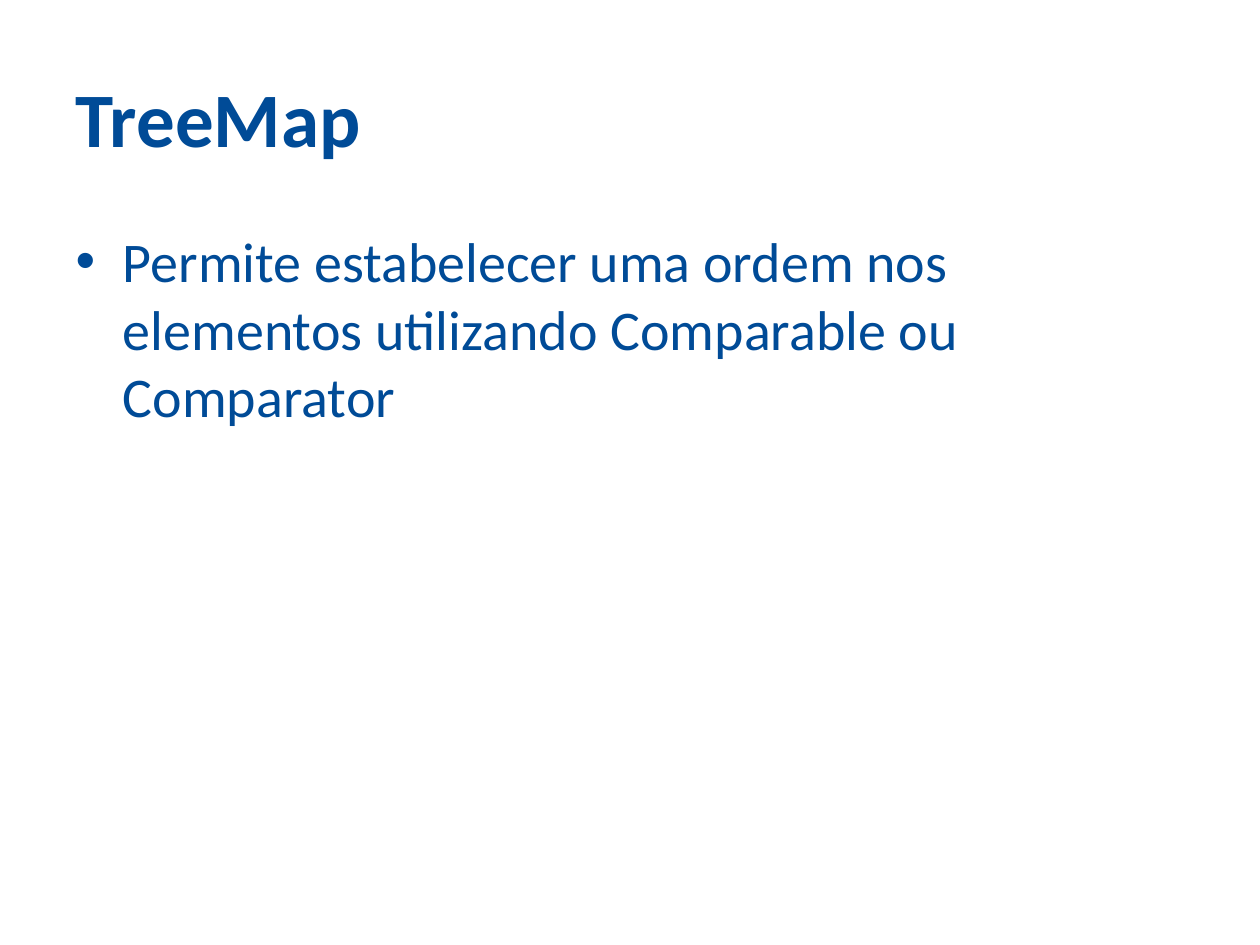
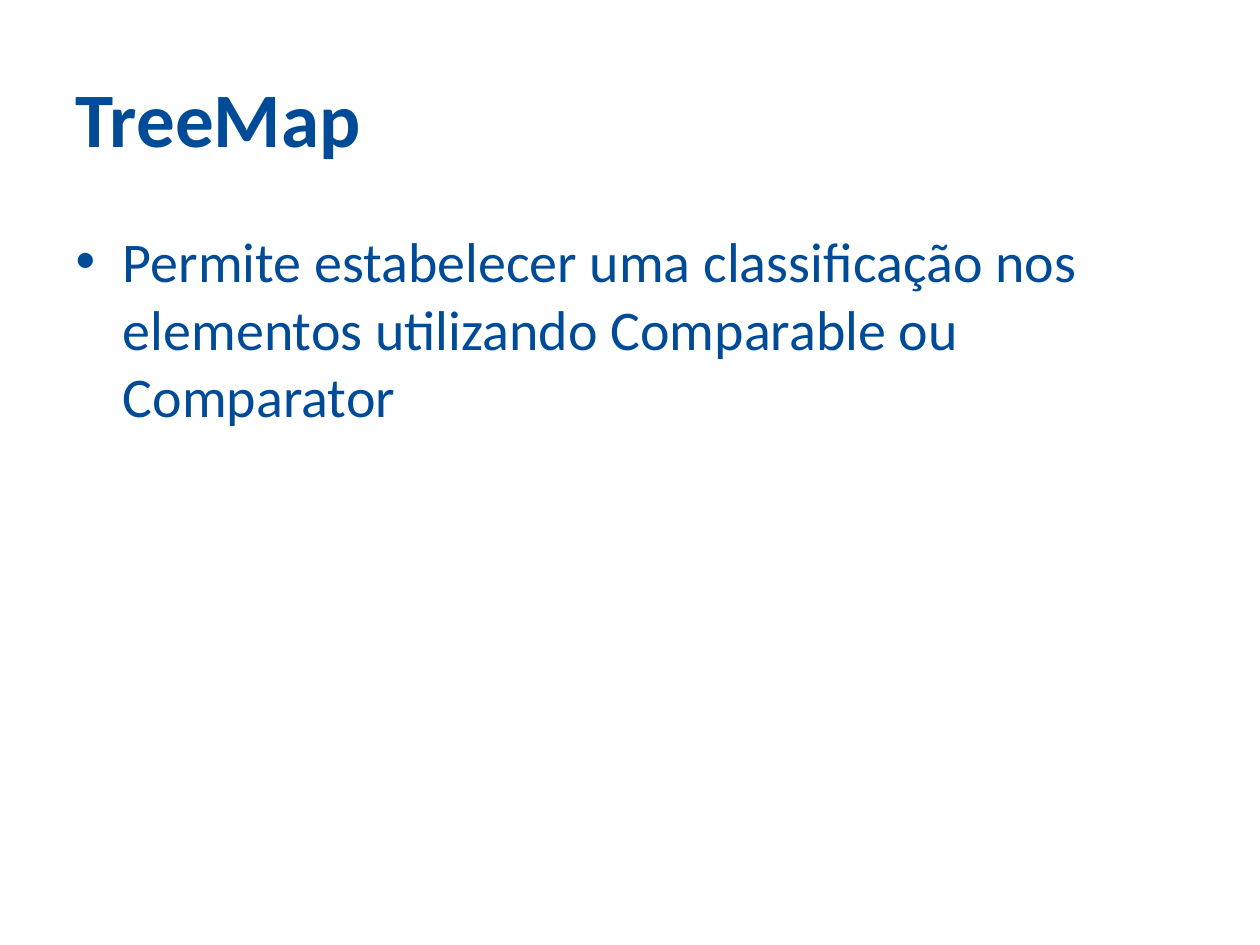
Before and after one commit to ozieljose/java6cert, a slide deck: slide 40 of slides/15-Collections.pptx. Drawn at 1260x945 pixels with LibreOffice and Linux fonts; fonts in the diff are those of the drawing; background and template pictures are left out. Boxes give left, top, right and bottom in pixels: in the first picture for what was removed or moved away, otherwise in the second. Text is boxed around its words. In the diff, an @@ line names an element or a change of style, - is before the commit and + after.

```diff
--- a/slides/15-Collections.pptx
+++ b/slides/15-Collections.pptx
@@ text at <box>123,243,1076,426</box>: text changed @@
-• Permite estabelecer uma ordem nos elementos utilizando Comparable ou Comparator
+• Permite estabelecer uma classificação nos elementos utilizando Comparable ou Comparator
```
Also in this commit, not shown: 16 other slides changed, 1 other file.
